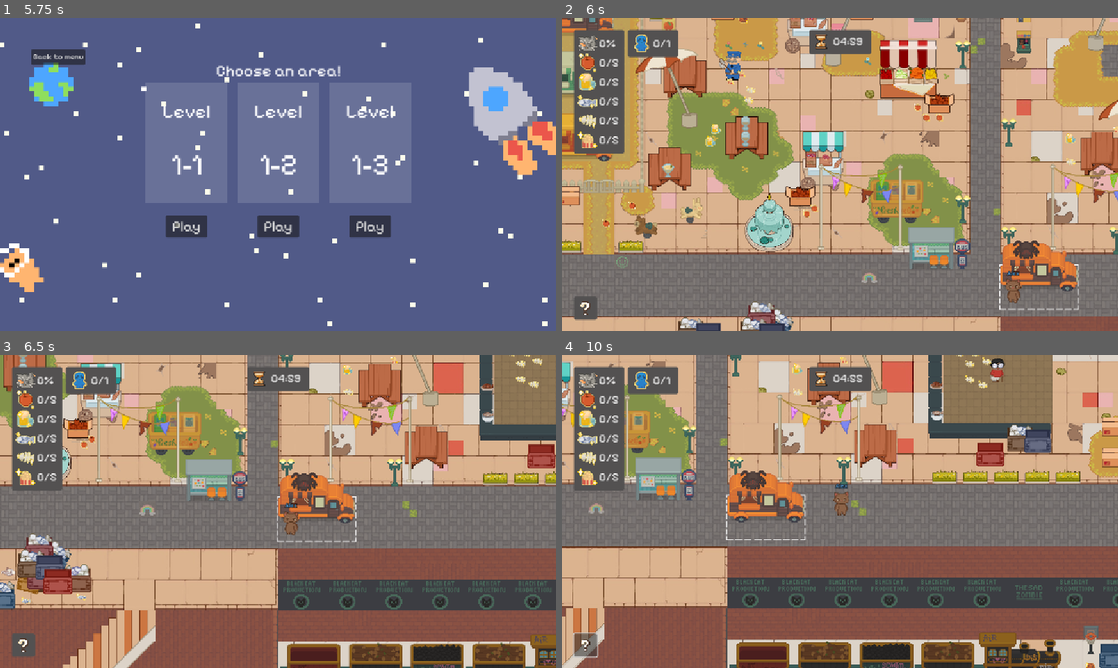
Above: before the commit, frames 1-4 (two rows, left to right).
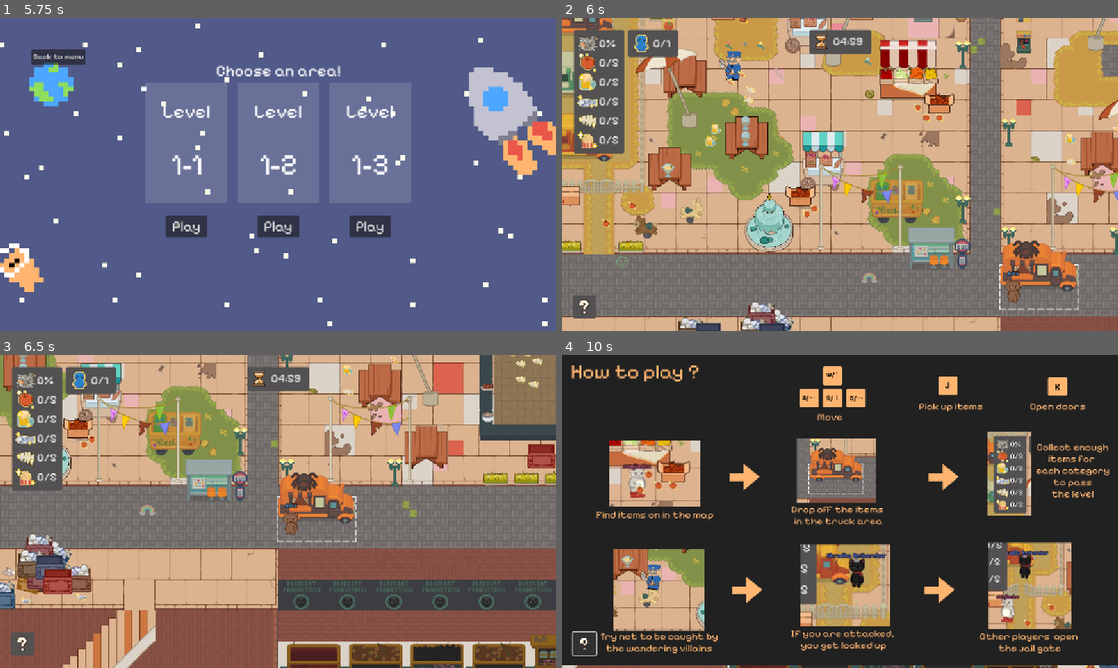
Above: after the commit, the same moments.

Repository: Lambozhuang/project-cats
Game: Godot game, scene res://ui/lobby.tscn
Two runs of this game, one before a commit and one after it. Both use one fixed random seed, a clock stepped at 60 frames per second and the inputs below.
Inputs (mouse positions are in pixels of both pictures, inside the frame that each line leads up to; where the layout moved, square brackets give the same spot in the first picture):
- Up to frame 1 (5.75 s): click "Start" at 0.5 s; click (266, 155) at 1.27 s; type "Alex" at 1.35 s; click "Host" at 2 s; click "START!" at 2.75 s; click "Select" at 3.5 s; click "Ready!" at 4.25 s; click "1" at 5 s
- Up to frame 2 (6 s): click "Play" at 5.75 s
- Up to frame 3 (6.5 s): no input
- Up to frame 4 (10 s): click (584, 642) [584, 646] at 6.5 s; hold Right (move_right) 7.28-8.03 s; tap J (carry) at 7.35, 8.85 s; hold Down (move_down) 8.03-8.78 s; tap K (interact) at 8.1, 9.6 s; hold Right (move_right) 8.78-9.53 s; hold Up (move_up) from 9.53 s (still down)

Frame 1 is identical in both runs. In frame 2, 0.1% of the frame differs, in the area x 2-7%, y 88-97%; in frame 3, 0.1%; in frame 4, 95%, in the area x 0-100%, y 0-100%.

Commit message:
feat: :sparkles: tutorial page

Diff:
--- a/ui/hud.gd
+++ b/ui/hud.gd
@@ -1,5 +1,19 @@
+# hud.gd
 extends CanvasLayer
 
+@onready var tutorial_page = $HUD/TutorialPage
+@onready var help_button = $HUD/Help
 
-func _on_button_pressed() -> void:
-	pass # Replace with function body.
+func _ready() -> void:
+	if tutorial_page:
+		tutorial_page.hide()
+
+	if help_button:
+		help_button.pressed.connect(_on_help_button_pressed)
+
+func _on_help_button_pressed() -> void:
+	if tutorial_page:
+		if tutorial_page.visible:
+			tutorial_page.hide()
+		else:
+			tutorial_page.show()
--- a/ui/hud.tscn
+++ b/ui/hud.tscn
@@ -12,6 +12,7 @@
 [ext_resource type="Texture2D" uid="uid://civqtb32rwqkv" path="res://player/cats/Kiki/Idle/Kiki idle1.png" id="5_srpbi"]
 [ext_resource type="Texture2D" uid="uid://b6yxawy8ucf85" path="res://ui/hour_glass.png" id="6_m0eg6"]
 [ext_resource type="Texture2D" uid="uid://dgkj0c5fl8nu3" path="res://player/cats/Rupert/Idle/Rupert1.png" id="6_spcu4"]
+[ext_resource type="Texture2D" uid="uid://bkgahqwrxmtji" path="res://ui/tutorial.png" id="9_so1yu"]
 
 [sub_resource type="LabelSettings" id="LabelSettings_1v5rv"]
 font_size = 24
@@ -296,19 +297,6 @@
 grow_horizontal = 0
 theme_override_styles/panel = ExtResource("2_q43x7")
 
-[node name="Help" type="Button" parent="HUD"]
-layout_mode = 1
-anchors_preset = 2
-anchor_top = 1.0
-anchor_bottom = 1.0
-offset_top = -48.0
-offset_right = 48.0
-grow_vertical = 0
-theme_override_styles/normal = ExtResource("2_q43x7")
-icon = ExtResource("2_1v5rv")
-icon_alignment = 1
-expand_icon = true
-
 [node name="AlertMessage" type="Panel" parent="HUD"]
 visible = false
 layout_mode = 0
@@ -412,6 +400,30 @@
 horizontal_alignment = 1
 vertical_alignment = 1
 
+[node name="TutorialPage" type="TextureRect" parent="HUD"]
+layout_mode = 0
+offset_left = -33.0
+offset_top = -35.0
+offset_right = 1185.0
+offset_bottom = 618.0
+texture = ExtResource("9_so1yu")
+expand_mode = 2
+
+[node name="Help" type="Button" parent="HUD"]
+layout_mode = 1
+anchors_preset = 2
+anchor_top = 1.0
+anchor_bottom = 1.0
+offset_left = -2.0
+offset_top = -51.0
+offset_right = 46.0
+offset_bottom = -3.0
+grow_vertical = 0
+theme_override_styles/normal = ExtResource("2_q43x7")
+icon = ExtResource("2_1v5rv")
+icon_alignment = 1
+expand_icon = true
+
 [node name="ScoreBoard" type="Control" parent="."]
 visible = false
 layout_mode = 3
Not shown: 1 places in ui/hud.tscn that only renumber resources
Binary file added: ui/tutorial.png
Not shown, added: ui/tutorial.png.import
